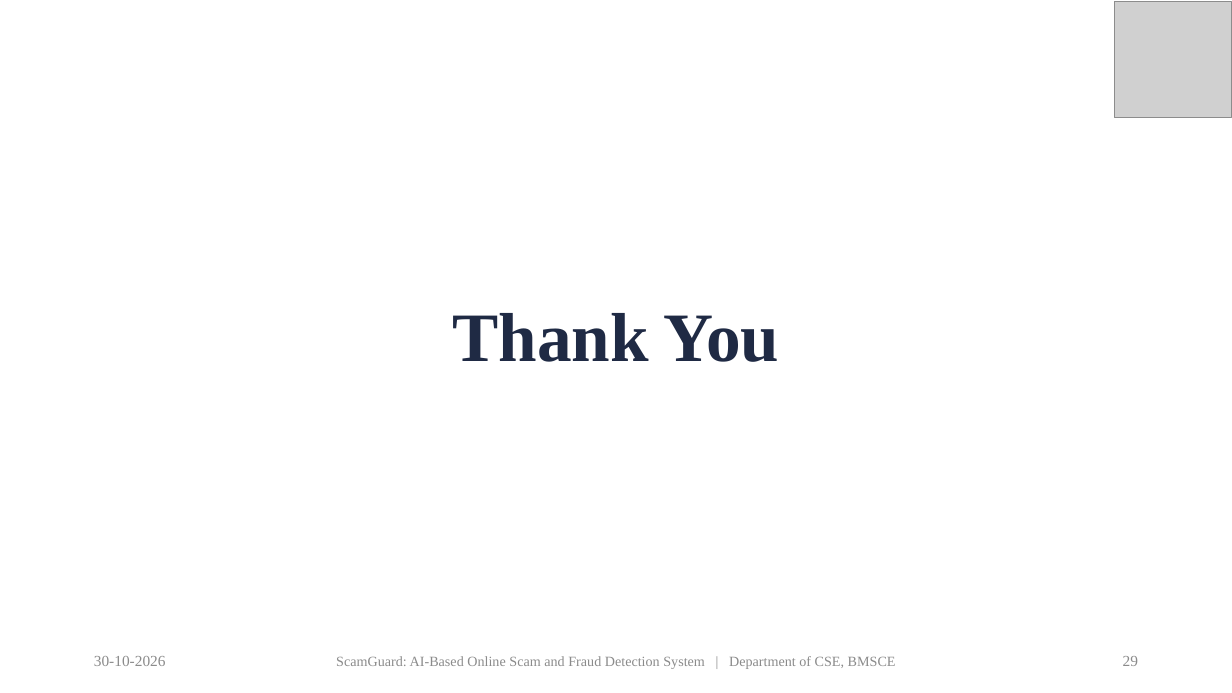
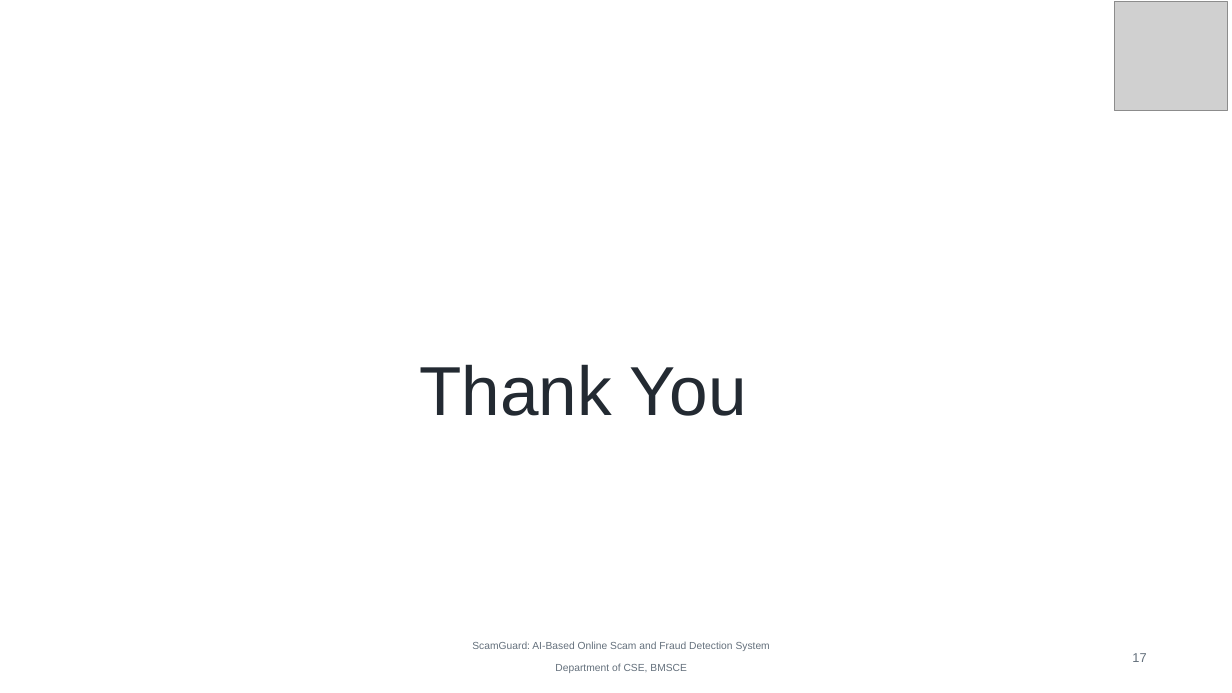
Before and after one commit to priyamthakur275/ScamGuard-AI, a slide deck: slide 17 of docs/presentation/ScamGuard_Final_Presentation.pptx (slide 29 before the commit). Drawn at 1232x693 pixels with LibreOffice and Linux fonts; fonts in the diff are those of the drawing; grey boxes stand for pictures. Boxes give left, top, right and bottom in pixels: in the first picture for what was removed or moved away, otherwise in the second. Text is boxed around its words. In the diff, an @@ line names an element or a change of style, - is before the commit and + after.

Commit message:
Restructure project report and presentation to the department format

```diff
--- a/docs/presentation/ScamGuard_Final_Presentation.pptx
+++ b/docs/presentation/ScamGuard_Final_Presentation.pptx
@@ picture: place and size @@
-picture at (1115, 2, 1232, 117)
+picture at (1115, 2, 1227, 111)
@@ text "Thank You": place and size @@
-text "Thank You" at (453, 313, 780, 362)
+text "Thank You" at (419, 364, 747, 416)
@@ text "Thank You" at (419, 364, 747, 416): font Times New Roman to Arial, text colour #1F2A44 to #232A32, bold off; line spacing 1 to 1.08; more space between paragraphs @@
@@ text removed at (94, 656, 166, 666) @@
-30-10-2026
@@ text at (472, 641, 770, 673): text changed; size 11 to 8 pt; font Times New Roman to Arial; text colour #8C8C8C to #64707C @@
-ScamGuard: AI-Based Online Scam and Fraud Detection System | Department of CSE, BMSCE
+ScamGuard: AI-Based Online Scam and Fraud Detection System
+Department of CSE, BMSCE
@@ page number removed at (1123, 656, 1138, 666) @@
-29
@@ text added at (1132, 653, 1146, 662), 10 pt, text #64707C @@
+17
```
Also in this commit, not shown: 5 other slides changed, 11 slides added, 23 slides removed, 51 other files.
